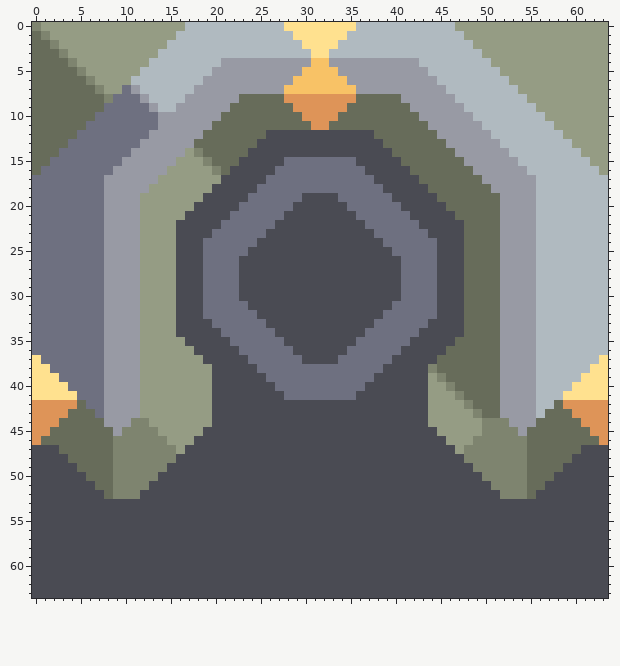
Pixel-art sprite, stored at sprites/blocks/fyoungcha/crafting/crucible-cast/casting-mold-base2.png. Above is the file before it was changed.
The file is 64x64 pixels.
And afterwards:
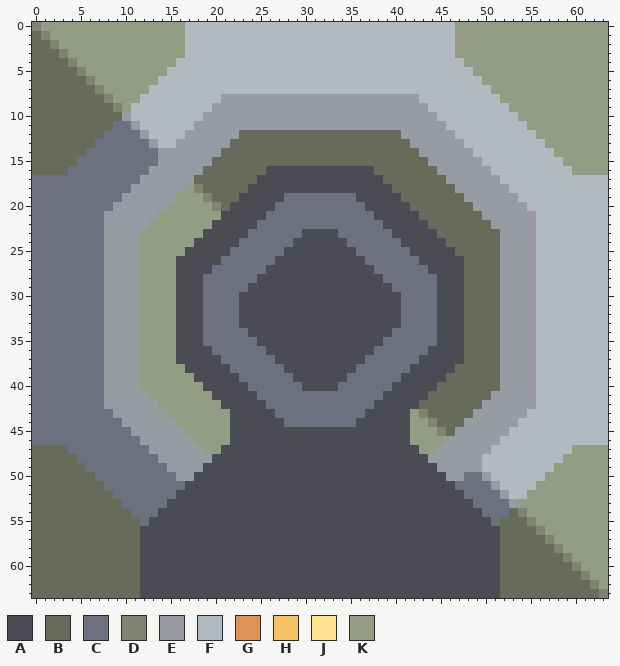
Palette (. is transparent): A #4a4b53  B #676c5a  C #6e7080  D #7e846f  E #989aa4  F #b0bac0  G #de9458  H #f8c266  J #ffe18f  K #959c84
Edits made:
Changed rows in their new state; - is an unchanged pixel.
first column x 0:
 0 ----------------------------FFFFFFFF----------------------------
 1 ----------------K------------FFFFFF------------K----------------
 2 ---------------KK-------------FFFF-------------KK---------------
 3 --------------KKK--------------FF--------------KKK--------------
 4 -------------KKK-----FFFFFFFFFFFFFFFFFFFFFF-----KKK-------------
 5 ------------KKK-----FFFFFFFFFFFFFFFFFFFFFFFF-----KKK------------
 6 -----------KKK-----FFFFFFFFFFFFFFFFFFFFFFFFFF-----KKK-----------
 7 ----------KKK-----FFFFFFFFFFFFFFFFFFFFFFFFFFFF-----KKK----------
 8 ---------KKKF----FFFF--EEEEEEEEEEEEEEEEEE--FFFF-----KKK---------
 9 --------BDKFFF--FFFF--EEEEEEEEEEEEEEEEEEEE--FFFF-----KKK--------
10 -------BBBEFFFFFFFF--EEEEEEEEEEEEEEEEEEEEEE--FFFF-----KKK-------
11 ------BBB--EFFFFFF--EEEEEEEEEEEEEEEEEEEEEEEE--FFFF-----KKK------
12 -----BBB----EFFFF--EEEE---BBBBBBBBBBBB---EEEE--FFFF-----KKK-----
13 ----BBB-----C-FF--EEEE---BBBBBBBBBBBBBB---EEEE--FFFF-----KKK----
14 ---BBB-----CCC---EEEE---BBBBBBBBBBBBBBBB---EEEE--FFFF-----KKK---
15 --BBB-----CCCC--EEEE---BBBBBBBBBBBBBBBBBB---EEEE--FFFF-----KKK--
16 -BBB-----CCCC--EEEEBB-BBBB-AAAAAAAAAA-BBBB---EEEE--FFFF-----KKK-
17 --------CCCC--EEEEBBBBBBB-AAAAAAAAAAAA-BBBB---EEEE--FFFF--------
18 --------CCC--EEEE-DBBBBB-AAAAAAAAAAAAAA-BBBB---EEEE--FFF--------
19 --------CC--EEEE---DBBB-AAAA--CCCC--AAAA-BBBB---EEEE--FF--------
20 --------C---EEE---KKDB-AAAA--CCCCCC--AAAA-BBBB---EEE---F--------
21 ------------EE---KKKK-AAAA--CCCCCCCC--AAAA-BBBB---EE------------
22 ------------E---KKKK-AAAA--CCCCCCCCCC--AAAA-BBBB---E------------
23 ----------------KKK-AAAA--CCCC----CCCC--AAAA-BBB----------------
24 ----------------KK-AAAA--CCCC------CCCC--AAAA-BB----------------
25 ----------------K--AAA--CCCC--------CCCC--AAA--B----------------
26 -------------------AA--CCCC----------CCCC--AA-------------------
27 -------------------A---CCC------------CCC---A-------------------
28 -----------------------CC--------------CC-----------------------
29 -----------------------C----------------C-----------------------
31 -----------------------A----------------A-----------------------
32 -----------------------AA--------------AA-----------------------
33 -------------------C---AAA------------AAA---C-------------------
34 -------------------CC---AAA----------AAA---CC-------------------
35 ----------------A--CCC---AAA--------AAA---CCC--A----------------
36 ----------------AA--CCC---AAA------AAA---CCC--AA----------------
37 C---------------AAA--CCC---AAA----AAA---CCC--AAA---------------F
38 CC---------------AAA--CCC---AAAAAAAA---CCC--AAA---------------FF
39 CCC---------------AA---CCC---AAAAAA---CCC---AA---------------FFF
40 CCCC---------------A----CCC---AAAA---CCC----ABB-------------FFFF
41 CCCCC-------E------------CCC--------CCC-----BBBB---E-------FFFFF
42 CCCCCC------EE------K-----CCCCCCCCCCCC-----BBBBBB-EE------FFFFFF
43 CCCCCCC-C---EEE-----KK-----CCCCCCCCCC-----KDBBBBBEEE---F-FFFFFFF
44 CCCCCCCCCC-EEEEE----KK------CCCCCCCC------KKDBBBEEEEE-FFFFFFFFFF
45 CCCCCCCCCCCEEEEEE--KKK--------------------KKKDBEEEEEEFFFFFFFFFFF
46 CCCCCCCCCCCCEEEEEEKKKK--------------------KKKKEEEEEEFFFFFFFFFFFF
47 BBB-CCCCCCCCCEEEEEEKK----------------------KKEEEEEEFFFFFFFFFKKKK
48 BBBB-CCCCCCCCCEEEEEE------------------------EEEEEEFFFFFFFFFKKKKK
49 BBBBB-CCCCCCCCCEEEE--------------------------EEEEEFFFFFFFFKKKKKK
50 BBBBBB-CCCCCCCCCEE----------------------------EECCEFFFFFFKKKKKKK
51 BBBBBBB-CCCCCCCCC------------------------------CCCCEFFFFKKKKKKKK
52 BBBBBBBB-CCCCCCC--------------------------------CCCCEFFKKKKKKKKK
53 BBBBBBBBBBCCCCC----------------------------------CCCCEKKKKKKKKKK
54 BBBBBBBBBBBCCC------------------------------------CCCBDKKKKKKKKK
55 BBBBBBBBBBBBC--------------------------------------CBBBDKKKKKKKK
56 BBBBBBBBBBBB----------------------------------------BBBBDKKKKKKK
57 BBBBBBBBBBBB----------------------------------------BBBBBDKKKKKK
58 BBBBBBBBBBBB----------------------------------------BBBBBBDKKKKK
59 BBBBBBBBBBBB----------------------------------------BBBBBBBDKKKK
60 BBBBBBBBBBBB----------------------------------------BBBBBBBBDKKK
61 BBBBBBBBBBBB----------------------------------------BBBBBBBBBDKK
62 BBBBBBBBBBBB----------------------------------------BBBBBBBBBBDK
63 BBBBBBBBBBBB----------------------------------------BBBBBBBBBBBD
Pixel boxes of the changes (left, top, right, bottom) in both pictures:
changed: (32, 22, 608, 598)
